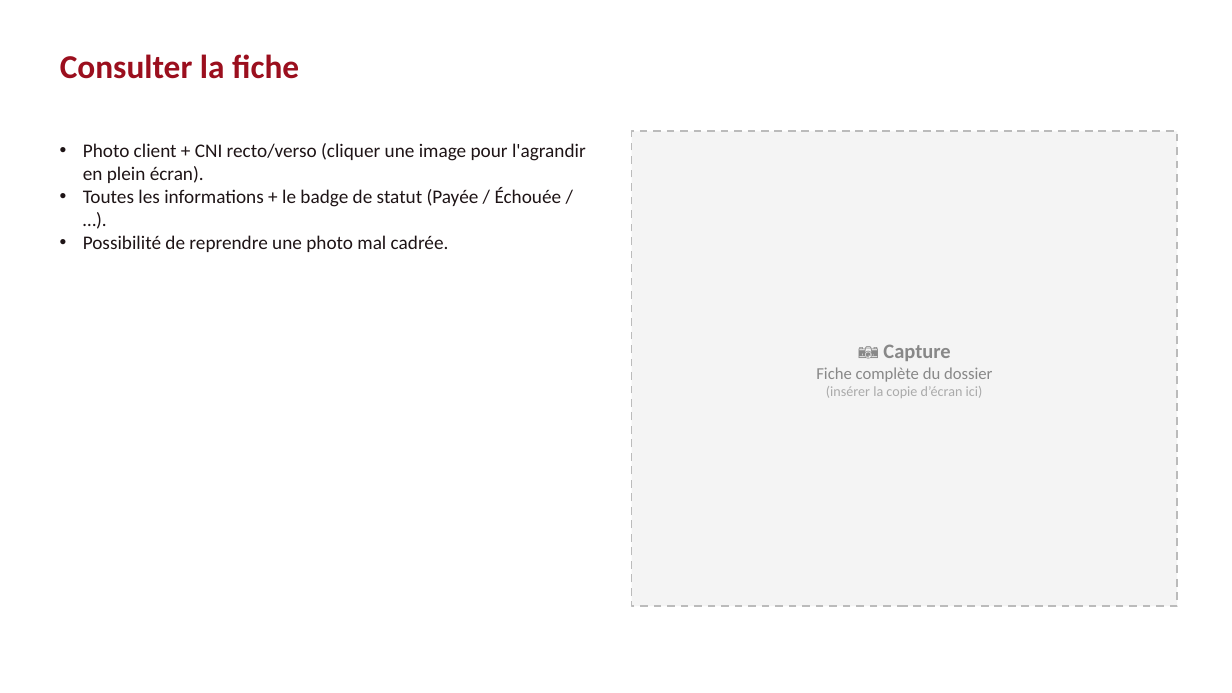
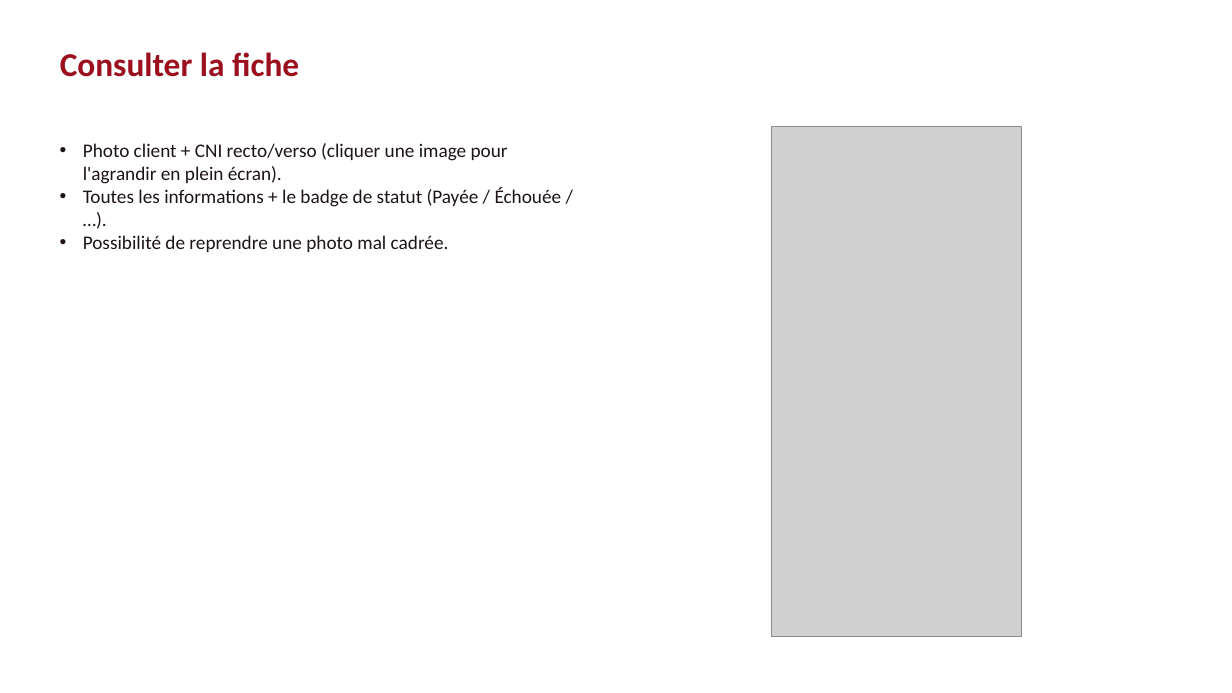
Before and after one commit to Efraim0601/promoteApp, a slide deck: slide 20 of docs/Guide-utilisateur-Carte-Promote.pptx. Drawn at 1232x693 pixels with LibreOffice and Linux fonts; fonts in the diff are those of the drawing; grey boxes stand for pictures. Boxes give left, top, right and bottom in pixels: in the first picture for what was removed or moved away, otherwise in the second. Text is boxed around its words. In the diff, an @@ line names an element or a change of style, - is before the commit and + after.

```diff
--- a/docs/Guide-utilisateur-Carte-Promote.pptx
+++ b/docs/Guide-utilisateur-Carte-Promote.pptx
@@ text "Photo client + CNI recto/verso ..." rewrapped from [83,143,586,252] to [83,143,562,252] @@
@@ rectangle removed at [632,131,1178,606] @@
-📷 Capture
-Fiche complète du dossier
-(insérer la copie d’écran ici)
@@ picture added at [772,127,1021,637] @@
```
Also in this commit, not shown: 22 other slides changed, 1 slide added, 2 slides removed, 12 other files.
